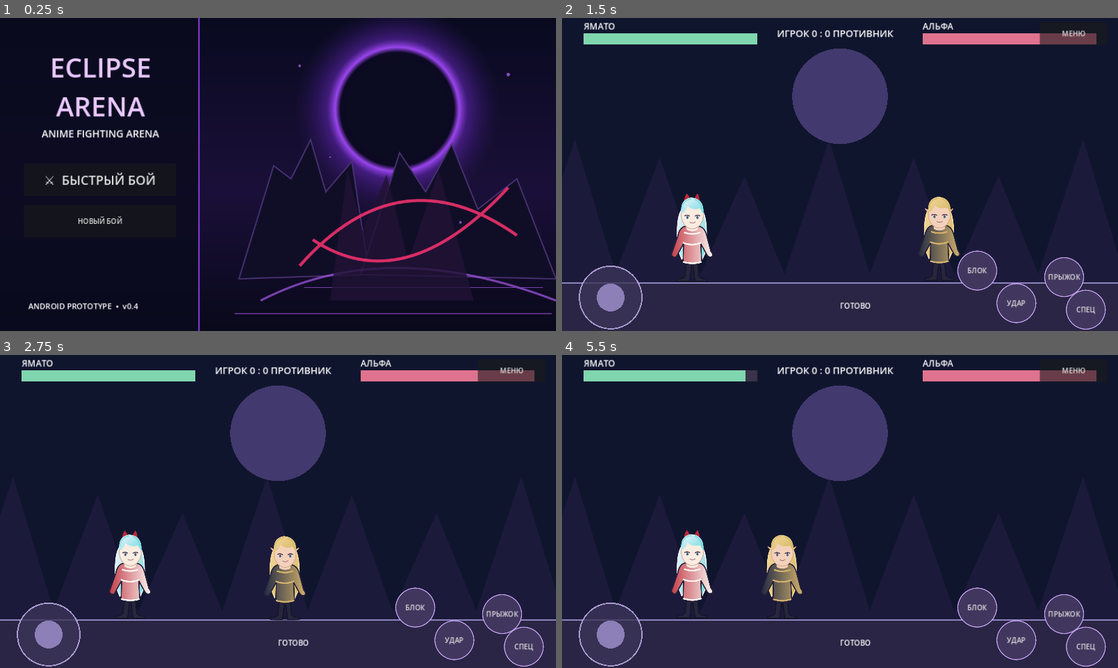
Above: before the commit, frames 1-4 (two rows, left to right).
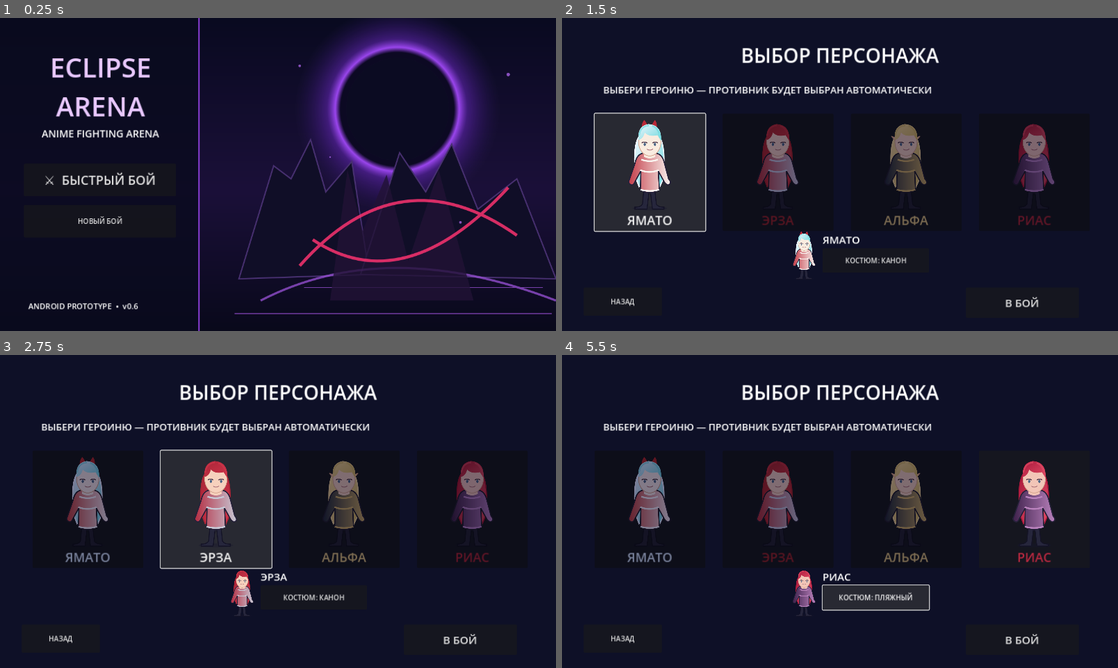
Above: after the commit, the same moments.

Repository: PerchikHot/Eclipse-Arena-
Game: Godot game, scene res://scenes/Main.tscn
Two runs of this game, one before a commit and one after it. Both use one fixed random seed, a clock stepped at 60 frames per second and the inputs below.
Inputs (mouse positions are in pixels of both pictures, inside the frame that each line leads up to):
- Up to frame 1 (0.25 s): no input
- Up to frame 2 (1.5 s): click "⚔ БЫСТРЫЙ БОЙ" at 0.5 s; click "ЯМАТО" at 1.25 s
- Up to frame 3 (2.75 s): click (216, 508) at 2 s, where only the run after the commit has a clickable "ЭРЗА"
- Up to frame 4 (5.5 s): click (906, 508) at 2.75 s, where only the run after the commit has a clickable "АЛЬФА"; click (1034, 508) at 3.5 s, where only the run after the commit has a clickable "РИАС"; click (873, 599) at 4.25 s, where only the run after the commit has a clickable "КОСТЮМ: КАНОН"; click (873, 599) at 5 s, where only the run after the commit has a clickable "КОСТЮМ: БОЕВОЙ"

The runs differ from the first frame. In frame 1, less than 0.1% of the frame differs, in the area x 24-25%, y 91-94%; in frame 2, 38%, in the area x 0-100%, y 1-100%; in frame 3, 37%; in frame 4, 37%.

Commit message:
Add fighter preview, costume selector and battle confirmation screen

Diff:
--- a/scripts/main.gd
+++ b/scripts/main.gd
@@ -45,6 +45,12 @@
 var player_name_label: Label
 var enemy_name_label: Label
 var fighter_textures: Array[Texture2D] = []
+var costume_names := ["КАНОН", "БОЕВОЙ", "ПЛЯЖНЫЙ"]
+var selected_costume := 0
+var costume_button: Button
+var selection_preview: TextureRect
+var selection_name: Label
+var selection_choice := 0
 var joystick_center := Vector2(112, 643)
 var joystick_axis := 0.0
 var joystick_touch := -1
@@ -166,7 +172,7 @@
     )
     menu_layer.add_child(reset_button)
     var version_label := Label.new()
-    version_label.text = "ANDROID PROTOTYPE  •  v0.4"
+    version_label.text = "ANDROID PROTOTYPE  •  v0.6"
     version_label.position = Vector2(65, 650)
     version_label.add_theme_font_size_override("font_size", 18)
     menu_layer.add_child(version_label)
@@ -195,12 +201,35 @@
         fighter_button.size = Vector2(255, 270)
         fighter_button.add_theme_font_size_override("font_size", 29)
         fighter_button.add_theme_color_override("font_color", fighter_hair[i])
-        fighter_button.pressed.connect(select_fighter.bind(i))
+        fighter_button.pressed.connect(preview_fighter.bind(i))
         selection_layer.add_child(fighter_button)
         selection_buttons.append(fighter_button)
+    selection_preview = TextureRect.new()
+    selection_preview.position = Vector2(520, 485)
+    selection_preview.size = Vector2(75, 118)
+    selection_preview.expand_mode = TextureRect.EXPAND_IGNORE_SIZE
+    selection_preview.stretch_mode = TextureRect.STRETCH_KEEP_ASPECT_CENTERED
+    selection_layer.add_child(selection_preview)
+    selection_name = Label.new()
+    selection_name.position = Vector2(600, 492)
+    selection_name.size = Vector2(240, 38)
+    selection_name.add_theme_font_size_override("font_size", 24)
+    selection_layer.add_child(selection_name)
+    costume_button = Button.new()
+    costume_button.position = Vector2(600, 530)
+    costume_button.size = Vector2(245, 56)
+    costume_button.pressed.connect(cycle_costume)
+    selection_layer.add_child(costume_button)
+    var confirm_button := Button.new()
+    confirm_button.text = "В БОЙ"
+    confirm_button.position = Vector2(930, 620)
+    confirm_button.size = Vector2(260, 70)
+    confirm_button.add_theme_font_size_override("font_size", 25)
+    confirm_button.pressed.connect(func() -> void: select_fighter(selection_choice))
+    selection_layer.add_child(confirm_button)
     var selection_hint := Label.new()
     selection_hint.text = "ВЫБЕРИ ГЕРОИНЮ — ПРОТИВНИК БУДЕТ ВЫБРАН АВТОМАТИЧЕСКИ"
-    selection_hint.position = Vector2(155, 560)
+    selection_hint.position = Vector2(95, 150)
     selection_hint.add_theme_font_size_override("font_size", 22)
     selection_layer.add_child(selection_hint)
     var back_button := Button.new()
@@ -219,6 +248,20 @@
     in_menu = true
     menu_layer.visible = false
     selection_layer.visible = true
+    preview_fighter(selection_choice)
+
+func preview_fighter(index: int) -> void:
+    selection_choice = index
+    selection_preview.texture = fighter_textures[index]
+    selection_name.text = fighter_names[index]
+    costume_button.text = "КОСТЮМ: " + costume_names[selected_costume]
+    for i in range(selection_buttons.size()):
+        selection_buttons[i].modulate = Color("#ffffff") if i == index else Color("#85849a")
+
+func cycle_costume() -> void:
+    selected_costume = (selected_costume + 1) % costume_names.size()
+    costume_button.text = "КОСТЮМ: " + costume_names[selected_costume]
+    play_sound("menu")
 
 func select_fighter(index: int) -> void:
     selected_fighter = index
@@ -449,7 +492,13 @@
     var body_width := 134.0
     var lean := attack_fx * 42.0 * direction
     var destination := Rect2(origin.x - body_width * 0.5 + lean, origin.y - body_height - bob, body_width, body_height)
-    draw_texture_rect(fighter_textures[fighter_id], destination, false, Color("#ffd6d6") if hit_fx > 0.0 else Color.WHITE)
+    var costume_tint := Color.WHITE
+    if fighter_id == selected_fighter:
+        if selected_costume == 1:
+            costume_tint = Color("#d5ddff")
+        elif selected_costume == 2:
+            costume_tint = Color("#ffcedb")
+    draw_texture_rect(fighter_textures[fighter_id], destination, false, Color("#ffd6d6") if hit_fx > 0.0 else costume_tint)
     if attack_fx > 0.0:
         var glow := Color("#9eeaff") if fighter_id == 0 else Color("#ff9da7") if fighter_id == 1 else Color("#f9d799") if fighter_id == 2 else Color("#caa1ff")
         var hand := origin + Vector2(42.0 * direction, -135.0)
